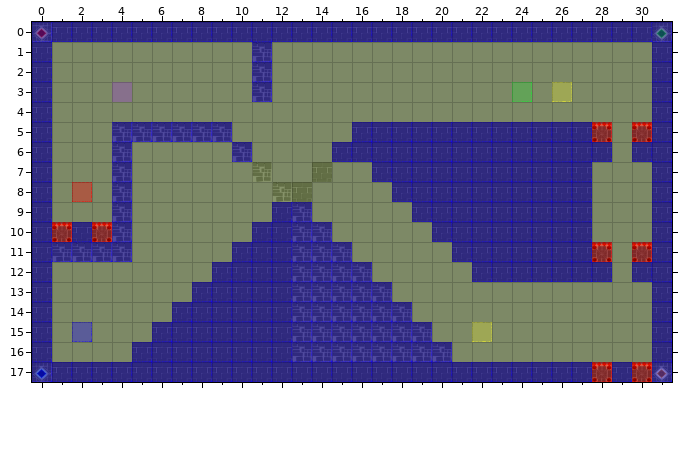
Tiled map -- Spellington/res/map/mapCastle8.tmx. This is how it looked before the edit.
Cells are 50x50 px. Shown: x 0..31, y 0..17.
And afterwards:
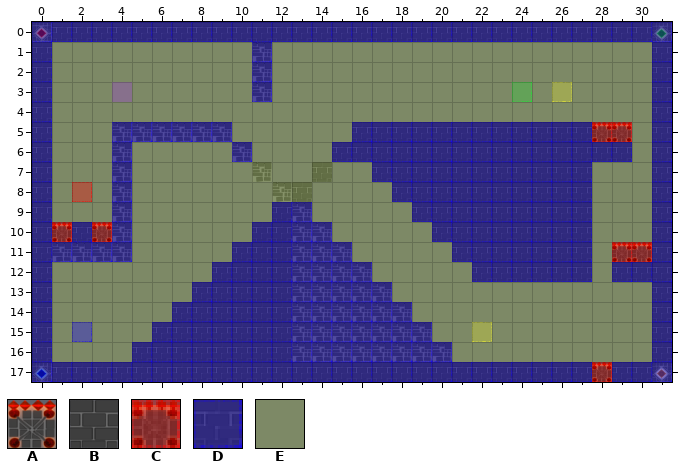
Key: from "castleTile": A 11, B 13; from "collisionTile": C 0, D 3, E 11.
_ is an empty cell.
See-through tiles are keyed as they look on the map.
The edit:
{"where": "layer \"terrain\""}
{"y":5,"x":29,"old":"_A","new":"A_"}
{"y":6,"x":29,"old":"_B","new":"B_"}
{"y":11,"x":28,"old":"A_","new":"_A"}
{"y":12,"x":28,"old":"B_","new":"_B"}
{"y":17,"x":30,"old":"A","new":"B"}
{"where": "layer \"collision\""}
{"y":5,"x":29,"old":"EC","new":"CE"}
{"y":6,"x":29,"old":"ED","new":"DE"}
{"y":11,"x":28,"old":"CE","new":"EC"}
{"y":12,"x":28,"old":"DE","new":"ED"}
{"y":17,"x":30,"old":"C","new":"D"}
{"label":"changed","picture_box":[612,122,652,162]}
{"label":"changed","picture_box":[592,242,632,282]}
{"label":"changed","picture_box":[632,362,652,382]}
